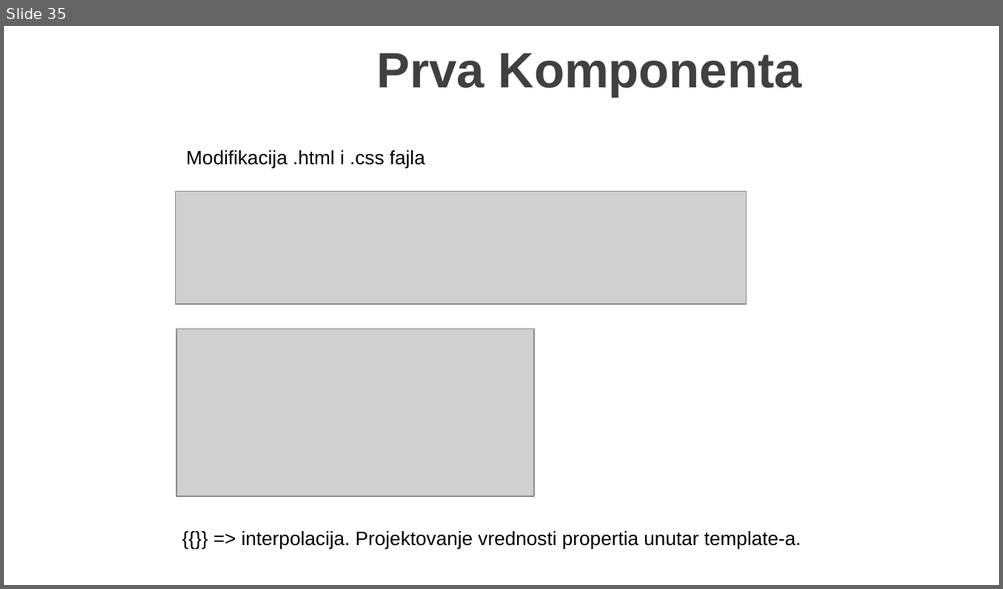
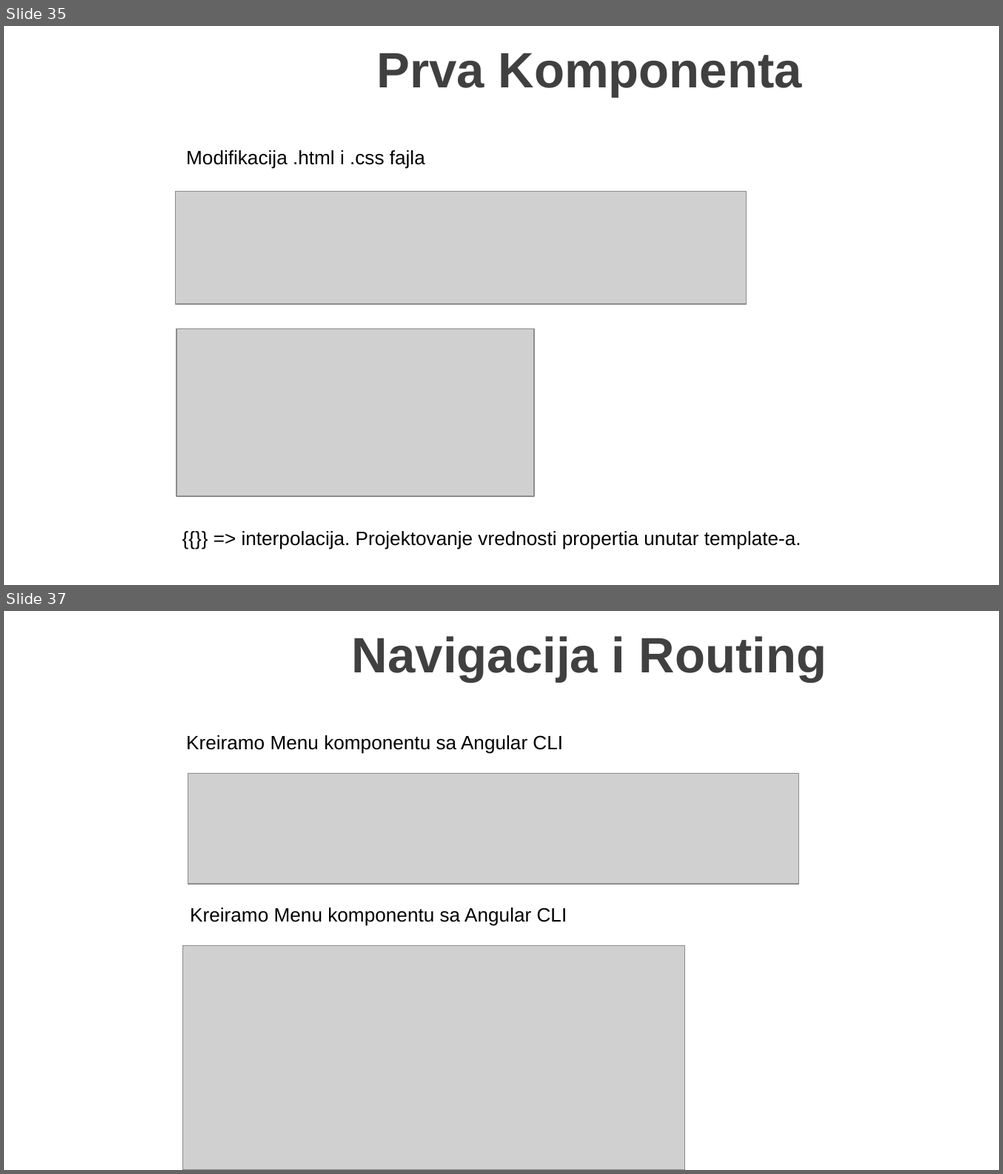
Before and after one commit to MarinkoSpasojevic/predavanje-netcore-angular, a slide deck: .NET Core i Angular Web Dev.pptx. Shown one above the other, each under a label of ours: slide 35 before the commit, slides 35 and 37 after it; the slides between them are not shown. The pictures are 1003x589 and 1003x1174 pixels, drawn with LibreOffice and Linux fonts; fonts in the diff are those of the drawing; grey boxes stand for pictures; background and template pictures are left out. Boxes give left, top, right and bottom in pixels: in the first picture for what was removed or moved away, otherwise in the second. Text is boxed around its words. In the diff, an @@ line names an element or a change of style, - is before the commit and + after.

```diff
--- a/.NET Core i Angular Web Dev.pptx
+++ b/.NET Core i Angular Web Dev.pptx
@@ slide 37 added at bbox=[4, 611, 999, 1170], background picture (left out) @@
@@ title added at bbox=[352, 636, 826, 682], 36 pt, text #404040, bold @@
+Navigacija i Routing
@@ text added at bbox=[186, 735, 563, 754], 14 pt, text #000000 @@
+Kreiramo Menu komponentu sa Angular CLI
@@ picture added at bbox=[188, 773, 799, 883] @@
@@ text added at bbox=[190, 908, 567, 926], 14 pt, text #000000 @@
+Kreiramo Menu komponentu sa Angular CLI
@@ picture added at bbox=[183, 946, 684, 1170] @@
```
Also in this commit, not shown: 1 slide changed, 14 other slides added, 14 other files.
